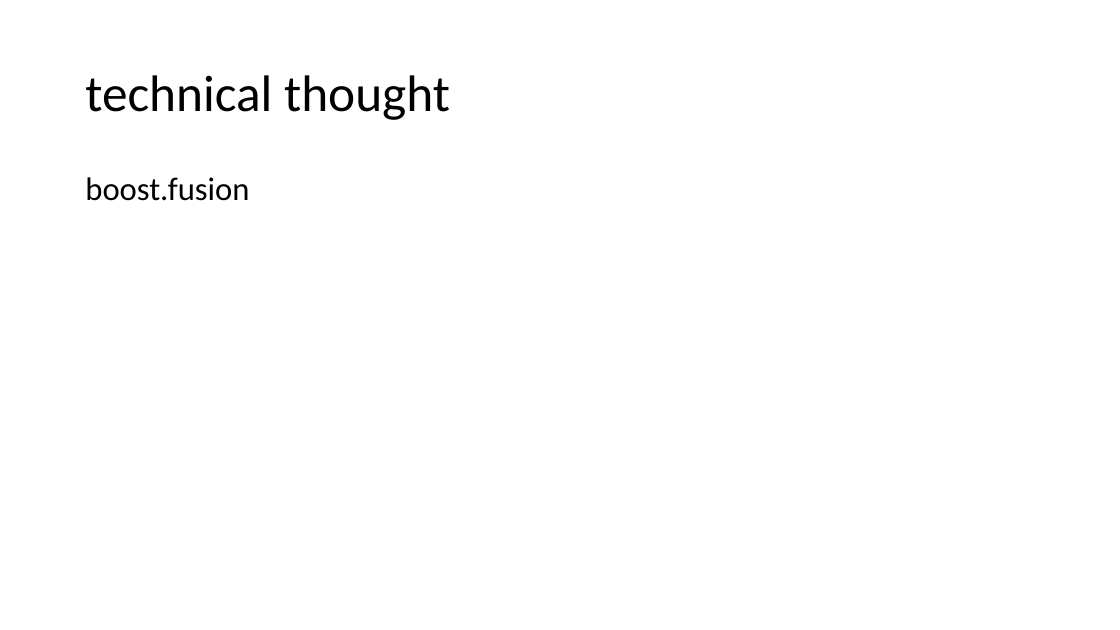
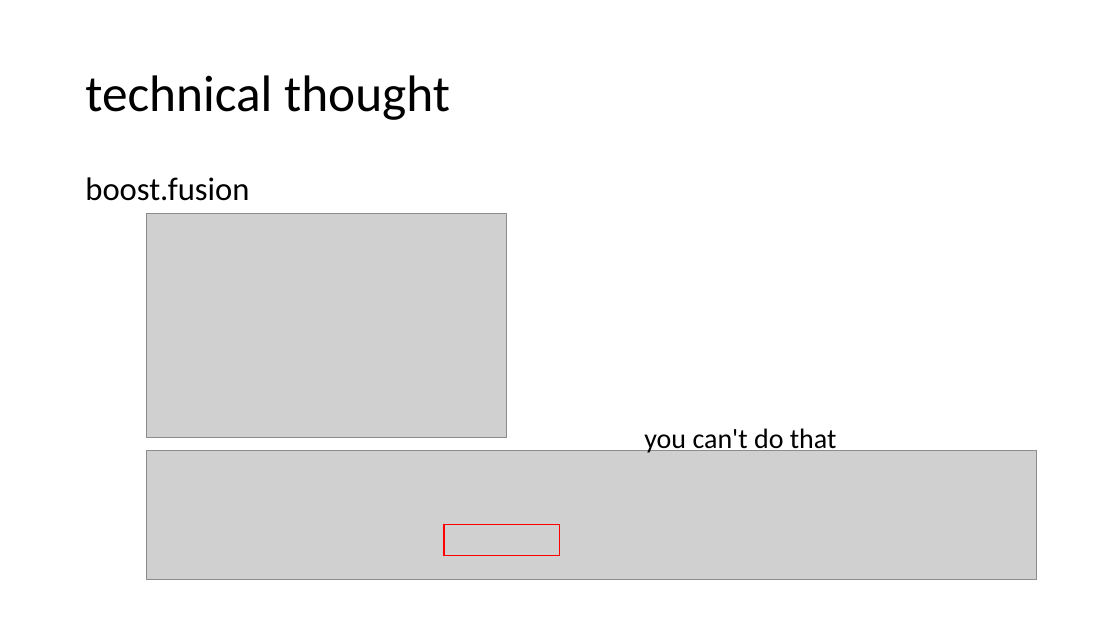
Before and after one commit to qicosmos/cppcon2017, a slide deck: slide 21 of cppcon2017.pptx. Drawn at 1120x630 pixels with LibreOffice and Linux fonts; fonts in the diff are those of the drawing; grey boxes stand for pictures. Boxes give left, top, right and bottom in pixels: in the first picture for what was removed or moved away, otherwise in the second. Text is boxed around its words. In the diff, an @@ line names an element or a change of style, - is before the commit and + after.

Commit message:
add

```diff
--- a/cppcon2017.pptx
+++ b/cppcon2017.pptx
@@ picture added at (146, 213, 507, 439) @@
@@ text added at (644, 428, 837, 455), 24 pt, text #000000 @@
+you can't do that
@@ picture added at (146, 450, 1036, 580) @@
@@ rectangle added at (444, 525, 560, 555), outline #FF0000 1 pt @@
```
Also in this commit, not shown: 1 other slide changed, 3 slides added.
